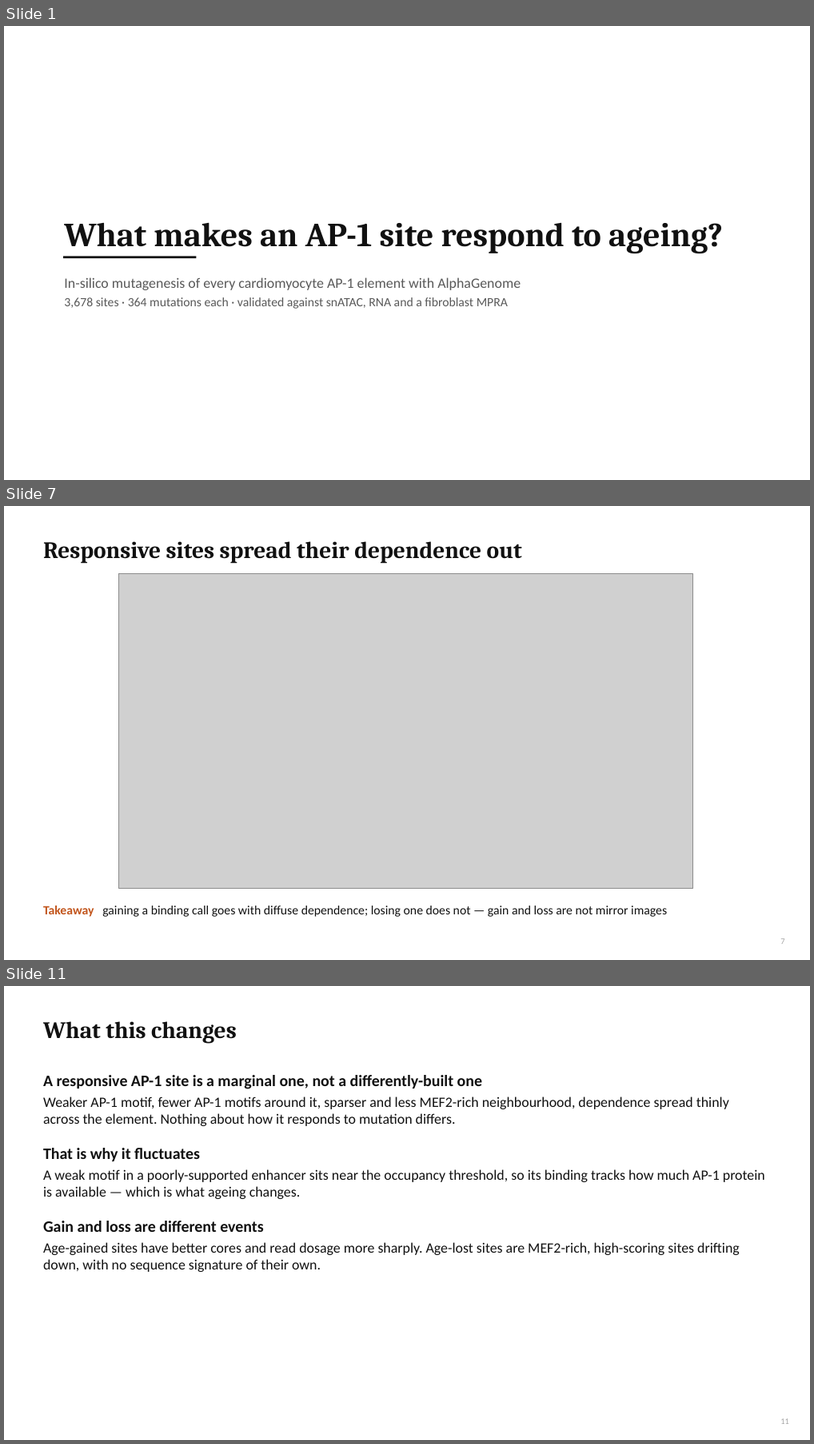
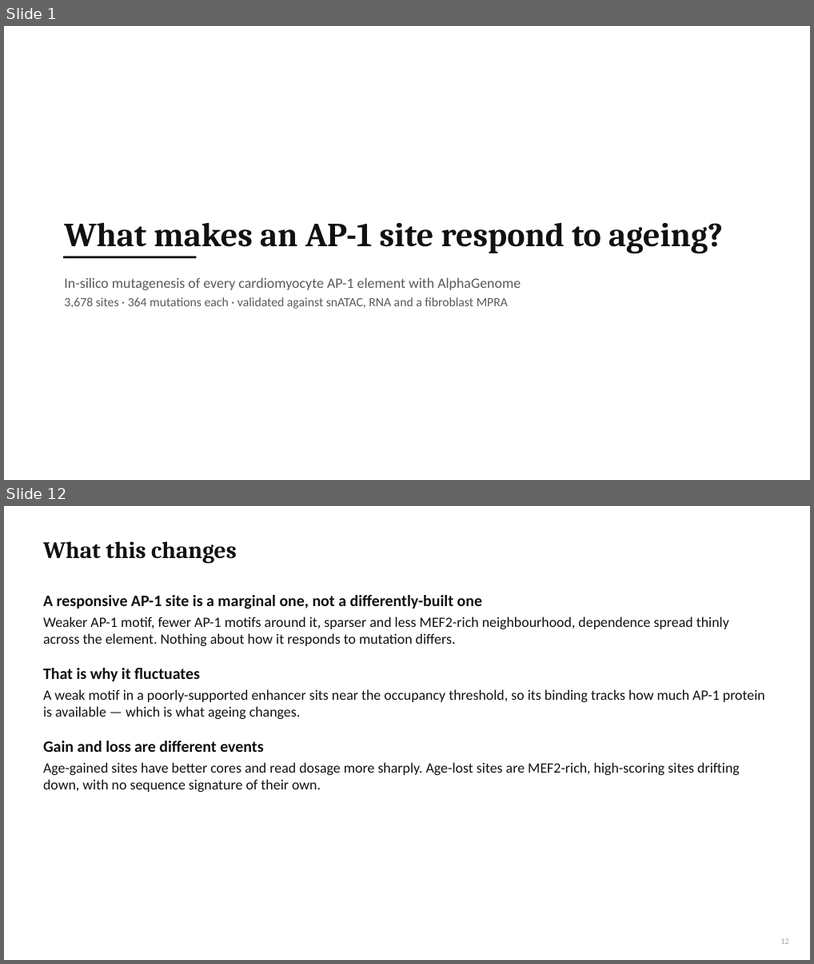
Before and after one commit to cytokine4242/Alpha_Genome_Ap1, a slide deck: Analysis/AP1_AlphaGenome_results.pptx. Shown one above the other, each under a label of ours: slides 1, 7 and 11 before the commit, slides 1 and 12 after it; the slides between them are not shown. The pictures are 814x1444 and 814x964 pixels, drawn with LibreOffice and Linux fonts; fonts in the diff are those of the drawing; grey boxes stand for pictures. Boxes give left, top, right and bottom in pixels: in the first picture for what was removed or moved away, otherwise in the second. Text is boxed around its words. In the diff, an @@ line names an element or a change of style, - is before the commit and + after.

```diff
--- a/Analysis/AP1_AlphaGenome_results.pptx
+++ b/Analysis/AP1_AlphaGenome_results.pptx
@@ slide 7 removed at <box>4,506,810,960</box>, background #FFFFFF @@
@@ title removed at <box>43,541,522,563</box> @@
-Responsive sites spread their dependence out
@@ picture removed at <box>119,574,694,888</box> @@
@@ text removed at <box>43,905,667,916</box> @@
-Takeaway gaining a binding call goes with diffuse dependence; losing one does not — gain and loss are not mirror images
@@ page number removed at <box>781,938,785,944</box> @@
-7
@@ what was slide 11 is now slide 12 @@
```
Also in this commit, not shown: 5 slides changed, 5 slides added, 3 other slides removed, 44 other files.
